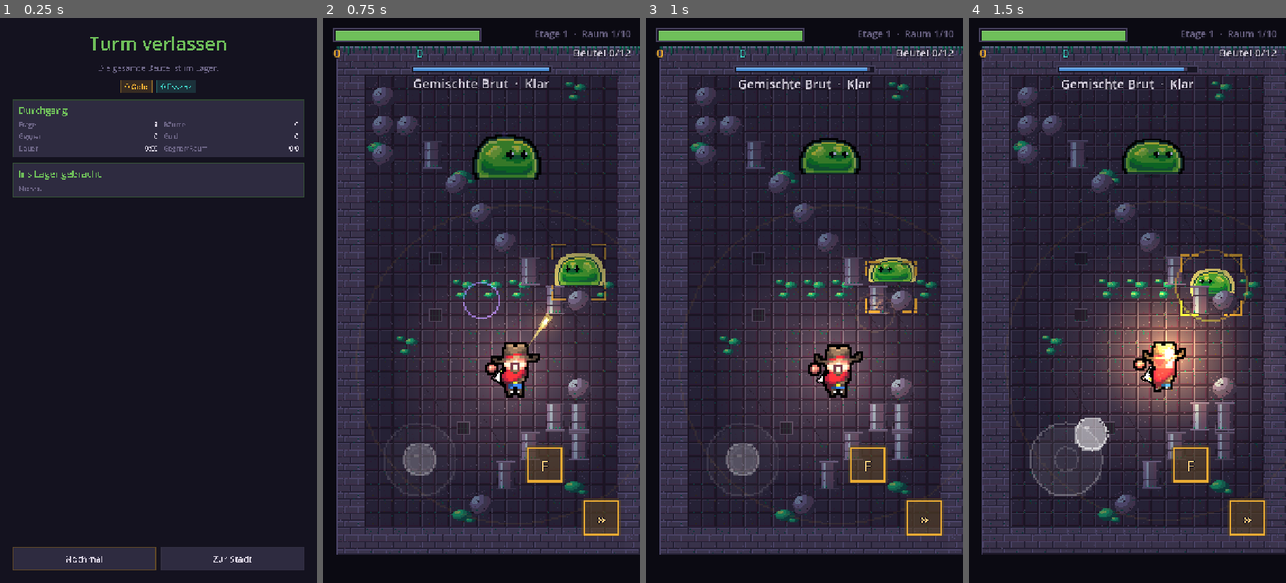
Above: before the commit, frames 1-4 (left to right).
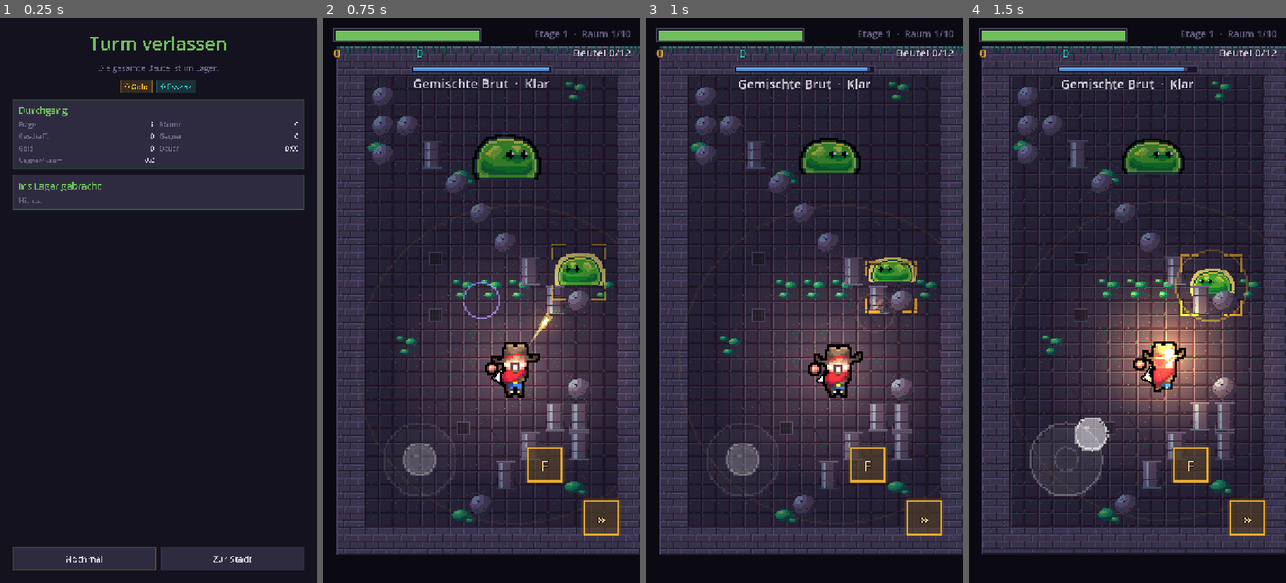
Above: after the commit, the same moments.

Repository: AbsolutionM/tower_roguelike
Game: Godot game, scene res://scenes/ui/run_end.tscn
The game is run twice, just before and just after one commit, with the same random seed, the same clock (stepped at 60 frames per second) and the same inputs. This scene is started directly instead of the project's main scene.
Inputs (mouse positions are in pixels of both pictures, inside the frame that each line leads up to):
- Up to frame 1 (0.25 s): no input
- Up to frame 2 (0.75 s): click "Nochmal" at 0.5 s
- Up to frame 3 (1 s): no input
- Up to frame 4 (1.5 s): drag from (1067, 458) to (1162, 362) at 1.27 s

The runs differ from the first frame. In frame 1, 4.6% of the frame differs, in the area x 4-96%, y 18-34%; in frame 2, nothing differs; in frame 3, nothing differs; in frame 4, nothing differs.

Commit message:
Raum leerraeumen lohnt sich jetzt
Raeume endeten bisher praktisch immer per Zeitablauf - alle Gegner zu toeten
brachte nichts ausser dem Loot. Wer den Raum leerraeumt, bekommt jetzt die
Restzeit in Gold ausgezahlt, mit Banner und Ton. Der Abschlussbildschirm
zaehlt die geschafften Raeume mit.

Gemessen: 6 von 8 Raeumen mit Startwaffe, 7 von 10 voll geschmiedet.
Einkommen steigt von 100 auf 190 bis 260 Gold pro Minute.

Dabei sofort einen Fehler im eigenen Bonus gefunden: der Bossraum hat den
Timer abgeschaltet und laeuft intern mit 99999 Sekunden - der Bonus zahlte
dort 899991 Gold aus. Raeume ohne Zeitlimit sind jetzt ausgenommen, und der
Rest ist zusaetzlich auf die Raumdauer gedeckelt.

Co-Authored-By: Claude Opus 5 <noreply@anthropic.com>

Diff:
--- a/scripts/GameManager.gd
+++ b/scripts/GameManager.gd
@@ -15,6 +15,8 @@
 
 ## Zahlen des laufenden Durchgangs - der Abschlussbildschirm liest sie aus.
 var run_rooms_cleared: int = 0
+## Raeume, die leergeraeumt wurden, bevor die Zeit ablief.
+var run_rooms_perfect: int = 0
 var run_enemies_killed: int = 0
 var run_gold_earned: int = 0
 var run_deepest_floor: int = 1
@@ -26,6 +28,7 @@
 	current_floor = 1
 	rooms_cleared_this_floor = 0
 	run_rooms_cleared = 0
+	run_rooms_perfect = 0
 	run_enemies_killed = 0
 	run_gold_earned = 0
 	run_deepest_floor = 1
@@ -34,6 +37,10 @@
 
 func end_run() -> void:
 	run_active = false
+
+func count_room_cleared_early() -> void:
+	if run_active:
+		run_rooms_perfect += 1
 
 func count_enemy_killed() -> void:
 	if run_active:
@@ -50,6 +57,7 @@
 	return [
 		{"name": "Etage", "value": "%d" % run_deepest_floor},
 		{"name": "Räume", "value": "%d" % run_rooms_cleared},
+		{"name": "Geschafft", "value": "%d" % run_rooms_perfect},
 		{"name": "Gegner", "value": "%d" % run_enemies_killed},
 		{"name": "Gold", "value": "%d" % run_gold_earned},
 		{"name": "Dauer", "value": "%d:%02d" % [minutes, seconds]},
--- a/scripts/rooms/room_controller.gd
+++ b/scripts/rooms/room_controller.gd
@@ -15,6 +15,8 @@
 
 ## Nach so vielen geschafften Räumen kommt garantiert ein Bossraum (0 = aus).
 @export var boss_every: int = 4
+## Gold pro Sekunde Restzeit, wenn der Raum leergeräumt wurde.
+@export var CLEAR_BONUS_PER_SECOND: float = 5.0
 
 @export_group("Spawns")
 ## Aus, wenn Gegner zufällig im Raum verteilt werden sollen.
@@ -59,7 +61,7 @@
 	_clamp_player()
 
 	if not is_transitioning and GameManager.room_active and get_tree().get_nodes_in_group("enemies").is_empty():
-		clear_room()
+		clear_room(true)
 
 ## Übernimmt Räume und Grundbeleuchtung des gewählten Turms.
 func _apply_tower() -> void:
@@ -315,10 +317,15 @@
 func _on_time_up() -> void:
 	clear_room()
 
-func clear_room() -> void:
+## `by_kill` = alle Gegner lagen, bevor die Zeit ablief. Nur dann gibt es
+## den Bonus - sonst waere er keine Leistung, sondern eine Wartezeit.
+func clear_room(by_kill: bool = false) -> void:
 	if is_transitioning:
 		return
 	is_transitioning = true
+
+	if by_kill:
+		_award_clear_bonus()
 
 	GameManager.on_room_cleared()
 	room_finished.emit()
@@ -334,6 +341,32 @@
 	await get_tree().create_timer(transition_delay).timeout
 	if is_inside_tree():
 		start_room()
+
+## Wer den Raum leerräumt, bekommt die Restzeit in Gold ausgezahlt.
+## Das gibt dem Zeitdruck eine zweite Seite: nicht nur überleben, sondern
+## schnell genug sein.
+func _award_clear_bonus() -> void:
+	# Räume ohne Zeitlimit (Bossraum) haben einen Timer von 99999 Sekunden.
+	# Ohne diese Sperre zahlt der Bonus dort ein Vermögen aus.
+	var room := get_current_room()
+	if room and room.disable_timer:
+		return
+
+	# Zusätzlich auf die Raumdauer deckeln, damit kein Sonderfall durchrutscht.
+	var remaining: float = minf(GameManager.get_time_remaining(), GameManager.current_duration)
+	if remaining <= 0.5:
+		return
+
+	var bonus: int = int(round(remaining * CLEAR_BONUS_PER_SECOND))
+	RunState.add_gold(bonus)
+	GameManager.count_room_cleared_early()
+
+	var player := get_tree().get_first_node_in_group("player")
+	var origin: Vector2 = player.global_position if player else global_position
+	FX.floating_text(origin + Vector2(0.0, -96.0), "Raum geschafft", Palette.GOLD, 24, 60.0)
+	FX.floating_text(origin + Vector2(0.0, -62.0), "+%d Gold" % bonus, Palette.AMBER, 20, 48.0)
+	FX.ring_burst(origin, Palette.GOLD, 12.0, 190.0, 0.45, 8.0)
+	Audio.play(Audio.ID_LEVEL_UP)
 
 ## Übrig gebliebenes Loot fliegt beim Raumwechsel automatisch zum Spieler.
 func _collect_remaining_pickups() -> void:
